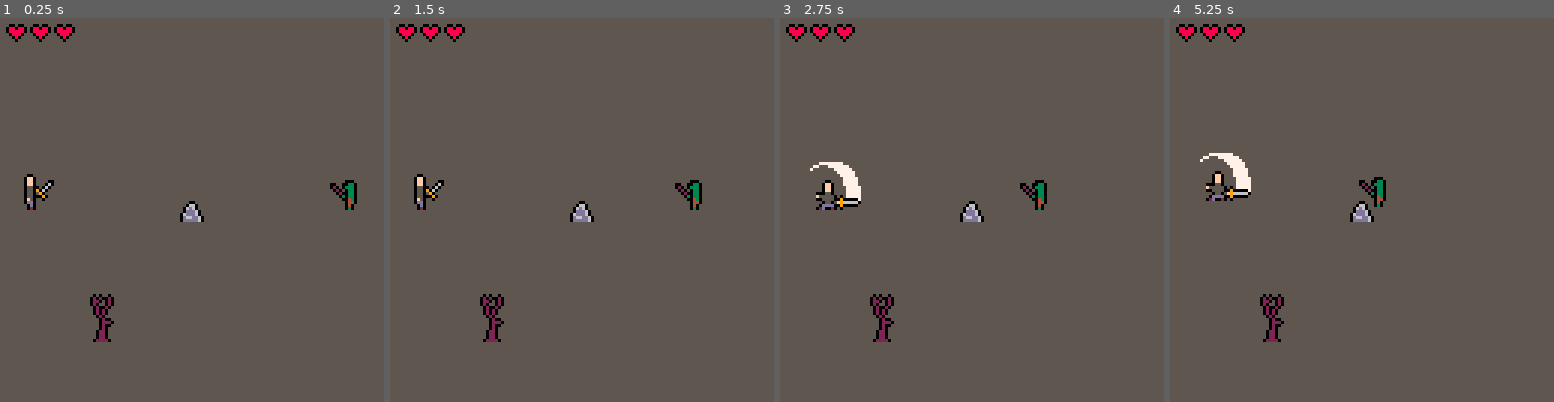
Above: before the commit, frames 1-4 (left to right).
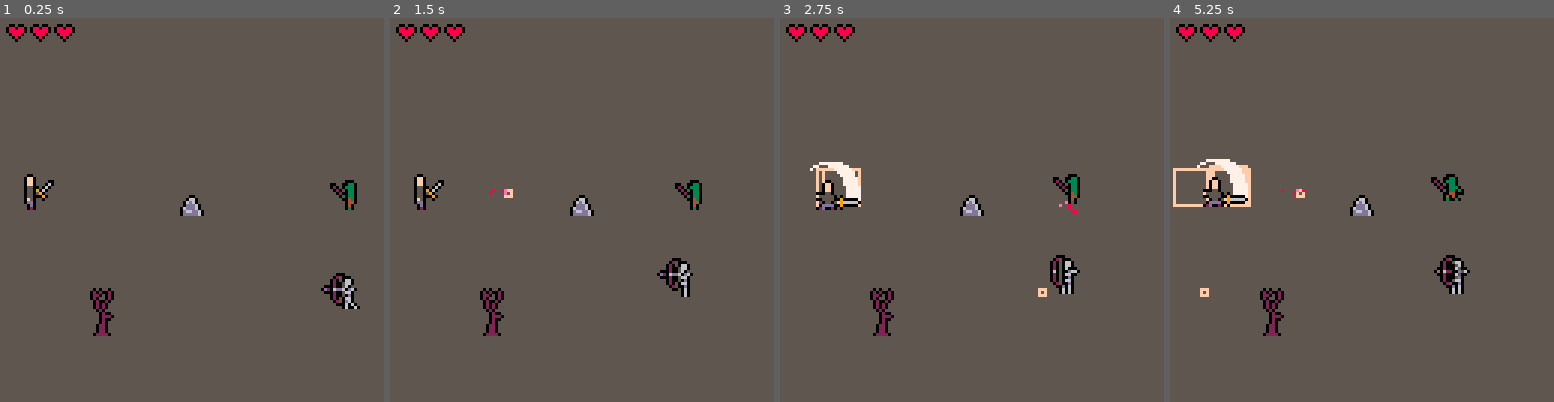
Above: after the commit, the same moments.

Repository: ironchestgames/pico-8-carts
Game: PICO-8 cartridge vvoe2.p8
The game is run twice, just before and just after one commit, with the same random seed, the same clock (stepped at 60 frames per second) and the same inputs.
Inputs:
- Up to frame 1 (0.25 s): no input
- Up to frame 2 (1.5 s): tap X (X key) at 0.33, 1.07 s; tap O (Z key) at 0.7 s
- Up to frame 3 (2.75 s): hold Right 1.6-2.1 s; tap O (Z key) at 1.7, 2.1, 2.5 s; tap X (X key) at 1.85 s; hold Up 2.15-2.42 s; hold Right from 2.47 s (still down)
- Up to frame 4 (5.25 s): tap O (Z key) every 0.4 s from 2.9 to 4.9 s; tap X (X key) at 2.97, 4.08, 5.2 s; release Right at 3.03 s; hold Left 3.08-3.58 s; hold Down 3.63-3.97 s; hold Right 4.02-4.68 s; hold Up 4.73-5.03 s; hold Left from 5.08 s (still down)

The runs differ from the first frame. In frame 1, 1.3% of the frame differs, in the area x 23-94%, y 46-85%; in frame 2, 1.3%; in frame 3, 2.1%; in frame 4, 3.4%, in the area x 0-79%, y 35-85%.

Commit message:
Fix drawing some more, fix firebolt skill placement, commented out a lot

Diff:
--- a/vvoe2.p8
+++ b/vvoe2.p8
@@ -344,9 +344,9 @@
    add(pemitters,{
     follow=_a,
     life=life,
-    prate=pfn'2,4,',
+    prate=pfn'1,3,',
     plife=pfn'15,25,',
-    poffsets=pfn'-2,0.5,2,0.5,',
+    poffsets=pfn'-5,0,5,0,',
     pcol1=castpemcol1,pcol2=castpemcol2
    })
    _sfx'9'
@@ -356,11 +356,11 @@
 
    local attack={
     isavatar=_a.isavatar,
-    x=x,y=y,
+    x=x,y=y-6,
     hw=1,hh=1,
     state_c=1000,
-    dx=cos(_a.a)*1.2,
-    dy=sin(_a.a)*1.2,
+    dx=_a.flipx and -1.2 or 1.2,
+    dy=0,
     typ=typ,
     recovertime=120,
     frame=pfn'47,20,3,3,-0.5,-0.5,',
@@ -466,256 +466,257 @@
  }
 end
 
-function casterfactory(_hp,_cols,_idlef,_attackf,_boltskill)
- return function(x,y)
-  return actfact{
-   x=x,y=y,
-   hw=1.5,
-   spd=0.25*_hp,
-   hp=_hp,
-   att_preprfm=100,
-   att_postprfm=20,
-   att_range=60,
-   cols=_cols,
-   prfmatt=function(_a)
-    _a.a=atan2(_a.tarx-_a.x,_a.tary-_a.y)
-    _boltskill.perform(_a)
-   end,
-   comfydist=30,
-   idling={_idlef},
-   moving={animspd=0.18,_idlef},
-   attacking={animspd=0,_attackf,_idlef},
-   recovering={_idlef},
-   onpreprfm=_boltskill.startpemitter
-  }
- end
-end
-
-newtrollcaster=casterfactory(
- 1,pfn'3,4,2,5,9,',pfn'41,32,4,7,-2,-4.5,',pfn'45,32,4,7,-2,-4.5,',
- boltskillfactory('fire',14,8,14,14,8))
-
-newdemoncaster=casterfactory(
- 3,pfn'8,13,5,6,12,',pfn'41,32,4,8,-2,-5.5,',pfn'45,32,4,8,-2,-5.5,',
- boltskillfactory('ice',7,12,12,12,13))
-
-function newgianttroll(x,y)
- boss=actfact{
-  name='giant troll',
-  x=x,y=y,
-  hw=1.5,hh=3,
-  isbig=true,
-  spd=0.7,
-  hp=7,
-  att_preprfm=40,
-  att_postprfm=30,
-  prfmatt=performenemymelee,
-  idling={pfn'36,25,7,7,-4,-4,'},
-  moving={animspd=0.18,pfn'43,25,7,7,-4,-4,',pfn'50,25,7,7,-4,-4,'},
-  attacking={animspd=0,pfn'57,25,7,7,-4,-4,',pfn'64,25,8,7,-4,-4,'},
-  recovering={pfn'72,25,7,7,-4,-4,'}
- }
- return boss
-end
-
-function newmeleeskele(x,y)
- return actfact{
-  x=x,y=y,
-  hw=1.5,
-  spd=0.5,
-  hp=3,
-  att_preprfm=40,
-  att_postprfm=10,
-  prfmatt=performenemymelee,
-  idling={pfn'0,15,4,5,-2,-3,'},
-  moving={animspd=0.18,pfn'0,15,4,5,-2,-3,',pfn'4,15,4,5,-2,-3,'},
-  attacking={animspd=0,pfn'8,15,4,5,-2,-3,',pfn'11,15,6,5,-3,-3,'},
-  recovering={pfn'0,15,4,5,-2,-3,'}
- }
-end
-
-function batfactory(_cols,_att_col,_att_typ,_att_recovertime)
- return function(x,y)
-  return actfact{
-   isghost=true,
-   x=x,y=y,
-   hw=1.5,
-   spd=0.75,
-   hp=1,
-   att_preprfm=30,
-   att_postprfm=0,
-   att_col=_att_col,
-   att_typ=_att_typ,
-   att_recovertime=_att_recovertime,
-   cols=_cols,
-   prfmatt=performenemymelee,
-   idling={pfn'36,15,3,3,-1.5,-1.5,'},
-   moving={animspd=0.21,pfn'36,15,3,3,-1.5,-1.5,',pfn'39,15,3,3,-1.5,-1.5,'},
-   attacking={animspd=0.32,pfn'36,15,3,3,-1.5,-1.5,',pfn'39,15,3,3,-1.5,-1.5,'},
-   recovering={pfn'36,15,3,3,-1.5,-1.5,'}
-  }
- end
-end
-
-newbatenemy=batfactory()
-newfirebatenemy=batfactory(pfn'0,0,0,0,8,',14,'fire',120)
-
-function newvampireboss(x,y)
- boss=actfact{
-  name='samael',
-  isghost=true,
-  x=x,y=y,
-  hw=1.5,
-  spd=0.75,
-  hp=8,
-  att_preprfm=20,
-  att_postprfm=75,
-  att_siz=2,
-  prfmatt=function(_a)
-   _a.a=atan2(_a.tarx-_a.x,_a.tary-_a.y)
-   add(attacks,{
-    x=_a.x+cos(_a.a)*4,
-    y=_a.y+sin(_a.a)*4,
-    hw=2,hh=2,
-    state_c=1,
-    dmg=2
-   })
-   f=pfn'92,91,4,3,-2,-1.5,'
-   f.c=4
-   _x,_y=getskillxy(_a)
-   f[5]+=_x
-   f[6]+=_y
-   add(vfxs,{f})
-   _sfx'4'
-  end,
-  idling={pfn'82,91,5,5,-3,-3,'},
-  moving={animspd=0.21,pfn'96,91,3,3,-1.5,-1.5,',pfn'99,91,3,3,-1.5,-1.5,'},
-  attacking={animspd=0.3,pfn'87,91,5,5,-3,-3,',pfn'82,91,5,5,-3,-3,'},
-  recovering={pfn'82,91,5,5,-3,-3,'}
- }
- return boss
-end
-
 function newbowskele(x,y)
  return actfact{
   x=x,y=y,
-  hw=1.5,
+  hw=1.5,hh=5,
+  yoff=-6,
   spd=0.5,
   hp=2,
   att_preprfm=60,
-  att_postprfm=4,
-  att_range=40,
+  att_postprfm=40,
+  att_range=90,
   prfmatt=performenemybow,
-  comfydist=20,
-  idling={pfn'18,15,4,5,-2,-3,'},
-  moving={animspd=0.18,pfn'18,15,4,5,-2,-3,',pfn'22,15,4,5,-2,-3,'},
-  attacking={animspd=0,pfn'26,15,4,5,-2,-3,',pfn'31,15,4,5,-2,-3,'},
-  recovering={pfn'18,15,4,5,-2,-3,'}
+  comfydist=40,
+  idling={pfn'33,37,12,13,-3,-13,'},
+  moving={animspd=0.18,pfn'33,37,12,13,-3,-13,',pfn'45,37,13,12,-4,-13,'},
+  attacking={animspd=0,pfn'58,34,12,13,-4,-13,',pfn'70,34,10,13,-4,-13,'},
+  recovering={pfn'33,37,12,13,-3,-13,'}
  }
 end
 
-function newskeleking(x,y)
-
- function setupmelee(_a)
-  _a.att_range,
-  _a.att_preprfm,
-  _a.att_postprfm,
-  _a.prfmatt,
-  _a.afterpostprfm,
-  _a.attacking,
-  _a.onpreprfm,
-  _a.nolos
-   =7,30,60,performmelee,setupmagic,
-   {animspd=0,pfn'0,40,15,18,-7,-13,',pfn'0,58,20,18,-10,-13,'}
- end
-
- function performmelee(_a)
-  add(attacks,{
-   throughwalls=true,
-   x=_a.x+cos(_a.a)*2,y=_a.y-3,
-   hw=7,hh=8,
-   state_c=2,
-   typ='knockback',
-   knocka=_a.a,
-  })
-  _sfx'4'
- end
-
- function setupmagic(_a)
-  _a.att_range,
-  _a.att_preprfm,
-  _a.att_postprfm,
-  _a.prfmatt,
-  _a.afterpostprfm,
-  _a.attacking,
-  _a.onpreprfm,
-  _a.nolos
-    =60,110,0,performmagic,setupmelee,{
-      animspd=0,
-      pfn'24,58,15,18,-7,-13,',
-      pfn'24,58,15,18,-7,-13,',
-     },magicpreprfm,true
- end
-
- function magicpreprfm(_a)
-  _a.att_x,_a.att_y=findflr(_a.x,_a.y)
-  add(pemitters,{
-   follow={x=_a.att_x,y=_a.att_y},
-   life=140,
-   prate=pfn'1,2,',
-   plife=pfn'10,15,',
-   poffsets=pfn'-2,0.5,1,0.5,',
-   pcol1=11,pcol2=3
-  })
-  _sfx'9'
- end
-
- function performmagic(_a)
-  local _e=newmeleeskele(_a.att_x,_a.att_y)
-  _e.state,_e.laststate,_e.state_c='recovering','recovering',50
-  add(actors,_e)
- end
-
- boss=actfact{
-  name='forgotten king',
-  isbig=true,
-  x=x,y=y,
-  hw=1.5,hh=3,
-  spd=0.4,
-  hp=10,
-  idling={pfn'0,40,15,18,-7,-13,'},
-  moving={animspd=0.24,pfn'16,40,15,18,-7,-13,',pfn'32,40,15,18,-7,-13,'},
-  recovering={pfn'0,40,15,18,-7,-13,'},
-  onroam=setupmagic
- }
- setupmagic(boss)
- return boss
-end
-
-function newdemonboss(x,y)
- boss=actfact{
-  name='the evil',
-  isbig=true,
-  x=x,y=y,
-  hw=3.5,hh=3.5,
-  spd=0.75,
-  hp=20,
-  att_preprfm=30,
-  att_postprfm=50,
-  att_range=10,
-  att_siz=12,
-  att_col=0,
-  att_typ='fire',
-  att_recovertime=90,
-  prfmatt=performenemymelee,
-  passiveskills={{immune='fire'},{immune='ice'}},
-  idling={pfn'77,71,19,18,-10,-15,'},
-  moving={animspd=0.24,pfn'41,71,19,18,-10,-15,',pfn'59,71,19,18,-10,-15,'},
-  attacking={animspd=0,pfn'79,45,31,24,-15,-20,',pfn'48,45,31,24,-15,-20,'},
-  recovering={pfn'95,71,19,18,-10,-15,'}
- }
- return boss
-end
+-- function casterfactory(_hp,_cols,_idlef,_attackf,_boltskill)
+--  return function(x,y)
+--   return actfact{
+--    x=x,y=y,
+--    hw=1.5,
+--    spd=0.25*_hp,
+--    hp=_hp,
+--    att_preprfm=100,
+--    att_postprfm=20,
+--    att_range=60,
+--    cols=_cols,
+--    prfmatt=function(_a)
+--     _a.a=atan2(_a.tarx-_a.x,_a.tary-_a.y)
+--     _boltskill.perform(_a)
+--    end,
+--    comfydist=30,
+--    idling={_idlef},
+--    moving={animspd=0.18,_idlef},
+--    attacking={animspd=0,_attackf,_idlef},
+--    recovering={_idlef},
+--    onpreprfm=_boltskill.startpemitter
+--   }
+--  end
+-- end
+
+-- newtrollcaster=casterfactory(
+--  1,pfn'3,4,2,5,9,',pfn'41,32,4,7,-2,-4.5,',pfn'45,32,4,7,-2,-4.5,',
+--  boltskillfactory('fire',14,8,14,14,8))
+
+-- newdemoncaster=casterfactory(
+--  3,pfn'8,13,5,6,12,',pfn'41,32,4,8,-2,-5.5,',pfn'45,32,4,8,-2,-5.5,',
+--  boltskillfactory('ice',7,12,12,12,13))
+
+-- function newgianttroll(x,y)
+--  boss=actfact{
+--   name='giant troll',
+--   x=x,y=y,
+--   hw=1.5,hh=3,
+--   isbig=true,
+--   spd=0.7,
+--   hp=7,
+--   att_preprfm=40,
+--   att_postprfm=30,
+--   prfmatt=performenemymelee,
+--   idling={pfn'36,25,7,7,-4,-4,'},
+--   moving={animspd=0.18,pfn'43,25,7,7,-4,-4,',pfn'50,25,7,7,-4,-4,'},
+--   attacking={animspd=0,pfn'57,25,7,7,-4,-4,',pfn'64,25,8,7,-4,-4,'},
+--   recovering={pfn'72,25,7,7,-4,-4,'}
+--  }
+--  return boss
+-- end
+
+-- function newmeleeskele(x,y)
+--  return actfact{
+--   x=x,y=y,
+--   hw=1.5,
+--   spd=0.5,
+--   hp=3,
+--   att_preprfm=40,
+--   att_postprfm=10,
+--   prfmatt=performenemymelee,
+--   idling={pfn'0,15,4,5,-2,-3,'},
+--   moving={animspd=0.18,pfn'0,15,4,5,-2,-3,',pfn'4,15,4,5,-2,-3,'},
+--   attacking={animspd=0,pfn'8,15,4,5,-2,-3,',pfn'11,15,6,5,-3,-3,'},
+--   recovering={pfn'0,15,4,5,-2,-3,'}
+--  }
+-- end
+
+-- function batfactory(_cols,_att_col,_att_typ,_att_recovertime)
+--  return function(x,y)
+--   return actfact{
+--    isghost=true,
+--    x=x,y=y,
+--    hw=1.5,
+--    spd=0.75,
+--    hp=1,
+--    att_preprfm=30,
+--    att_postprfm=0,
+--    att_col=_att_col,
+--    att_typ=_att_typ,
+--    att_recovertime=_att_recovertime,
+--    cols=_cols,
+--    prfmatt=performenemymelee,
+--    idling={pfn'36,15,3,3,-1.5,-1.5,'},
+--    moving={animspd=0.21,pfn'36,15,3,3,-1.5,-1.5,',pfn'39,15,3,3,-1.5,-1.5,'},
+--    attacking={animspd=0.32,pfn'36,15,3,3,-1.5,-1.5,',pfn'39,15,3,3,-1.5,-1.5,'},
+--    recovering={pfn'36,15,3,3,-1.5,-1.5,'}
+--   }
+--  end
+-- end
+
+-- newbatenemy=batfactory()
+-- newfirebatenemy=batfactory(pfn'0,0,0,0,8,',14,'fire',120)
+
+-- function newvampireboss(x,y)
+--  boss=actfact{
+--   name='samael',
+--   isghost=true,
+--   x=x,y=y,
+--   hw=1.5,
+--   spd=0.75,
+--   hp=8,
+--   att_preprfm=20,
+--   att_postprfm=75,
+--   att_siz=2,
+--   prfmatt=function(_a)
+--    _a.a=atan2(_a.tarx-_a.x,_a.tary-_a.y)
+--    add(attacks,{
+--     x=_a.x+cos(_a.a)*4,
+--     y=_a.y+sin(_a.a)*4,
+--     hw=2,hh=2,
+--     state_c=1,
+--     dmg=2
+--    })
+--    f=pfn'92,91,4,3,-2,-1.5,'
+--    f.c=4
+--    _x,_y=getskillxy(_a)
+--    f[5]+=_x
+--    f[6]+=_y
+--    add(vfxs,{f})
+--    _sfx'4'
+--   end,
+--   idling={pfn'82,91,5,5,-3,-3,'},
+--   moving={animspd=0.21,pfn'96,91,3,3,-1.5,-1.5,',pfn'99,91,3,3,-1.5,-1.5,'},
+--   attacking={animspd=0.3,pfn'87,91,5,5,-3,-3,',pfn'82,91,5,5,-3,-3,'},
+--   recovering={pfn'82,91,5,5,-3,-3,'}
+--  }
+--  return boss
+-- end
+
+-- function newskeleking(x,y)
+
+--  function setupmelee(_a)
+--   _a.att_range,
+--   _a.att_preprfm,
+--   _a.att_postprfm,
+--   _a.prfmatt,
+--   _a.afterpostprfm,
+--   _a.attacking,
+--   _a.onpreprfm,
+--   _a.nolos
+--    =7,30,60,performmelee,setupmagic,
+--    {animspd=0,pfn'0,40,15,18,-7,-13,',pfn'0,58,20,18,-10,-13,'}
+--  end
+
+--  function performmelee(_a)
+--   add(attacks,{
+--    throughwalls=true,
+--    x=_a.x+cos(_a.a)*2,y=_a.y-3,
+--    hw=7,hh=8,
+--    state_c=2,
+--    typ='knockback',
+--    knocka=_a.a,
+--   })
+--   _sfx'4'
+--  end
+
+--  function setupmagic(_a)
+--   _a.att_range,
+--   _a.att_preprfm,
+--   _a.att_postprfm,
+--   _a.prfmatt,
+--   _a.afterpostprfm,
+--   _a.attacking,
+--   _a.onpreprfm,
+--   _a.nolos
+--     =60,110,0,performmagic,setupmelee,{
+--       animspd=0,
+--       pfn'24,58,15,18,-7,-13,',
+--       pfn'24,58,15,18,-7,-13,',
+--      },magicpreprfm,true
+--  end
+
+--  function magicpreprfm(_a)
+--   _a.att_x,_a.att_y=findflr(_a.x,_a.y)
+--   add(pemitters,{
+--    follow={x=_a.att_x,y=_a.att_y},
+--    life=140,
+--    prate=pfn'1,2,',
+--    plife=pfn'10,15,',
+--    poffsets=pfn'-2,0.5,1,0.5,',
+--    pcol1=11,pcol2=3
+--   })
+--   _sfx'9'
+--  end
+
+--  function performmagic(_a)
+--   local _e=newmeleeskele(_a.att_x,_a.att_y)
+--   _e.state,_e.laststate,_e.state_c='recovering','recovering',50
+--   add(actors,_e)
+--  end
+
+--  boss=actfact{
+--   name='forgotten king',
+--   isbig=true,
+--   x=x,y=y,
+--   hw=1.5,hh=3,
+--   spd=0.4,
+--   hp=10,
+--   idling={pfn'0,40,15,18,-7,-13,'},
+--   moving={animspd=0.24,pfn'16,40,15,18,-7,-13,',pfn'32,40,15,18,-7,-13,'},
+--   recovering={pfn'0,40,15,18,-7,-13,'},
+--   onroam=setupmagic
+--  }
+--  setupmagic(boss)
+--  return boss
+-- end
+
+-- function newdemonboss(x,y)
+--  boss=actfact{
+--   name='the evil',
+--   isbig=true,
+--   x=x,y=y,
+--   hw=3.5,hh=3.5,
+--   spd=0.75,
+--   hp=20,
+--   att_preprfm=30,
+--   att_postprfm=50,
+--   att_range=10,
+--   att_siz=12,
+--   att_col=0,
+--   att_typ='fire',
+--   att_recovertime=90,
+--   prfmatt=performenemymelee,
+--   passiveskills={{immune='fire'},{immune='ice'}},
+--   idling={pfn'77,71,19,18,-10,-15,'},
+--   moving={animspd=0.24,pfn'41,71,19,18,-10,-15,',pfn'59,71,19,18,-10,-15,'},
+--   attacking={animspd=0,pfn'79,45,31,24,-15,-20,',pfn'48,45,31,24,-15,-20,'},
+--   recovering={pfn'95,71,19,18,-10,-15,'}
+--  }
+--  return boss
+-- end
 
 -- items
 slots,comcols2={'weapon','offhand','armor','helmet','boots','amulet','book'},pfn'-1,-1,-1,-1,2,'
@@ -921,6 +922,7 @@
   [1]=createitem(8,1,2),
  },
  skill1=swordattackskillfactory(7),
+ skill2=boltskillfactory('fire',14,8,14,14,8,15,'firebolt'),
  inventory={},
  passiveskills={},
  idling={idleframe},
@@ -960,17 +962,18 @@
  avatar.y=64
 
  add(actors,newmeleetroll(120,64))
+ add(actors,newbowskele(120,100))
 
  add(props,{
   x=64,y=64,
-  hw=4,hh=3,
+  hw=4,hh=2,
   sprite=80,
   drawtype='prop',
  })
 
  add(props,{
   x=34,y=104,
-  hw=4,hh=3,
+  hw=4,hh=2,
   istall=true,
   sprite=96,
   drawtype='prop',
@@ -1136,12 +1139,13 @@
  end
  enemy=actors[curenemyi]
  if enemy and enemy != avatar and not enemy.removeme then
-  enemy.att_range=enemy.att_range or 7
+  enemy.att_range=enemy.att_range or 10
 
   -- aggression vars
   disttoavatar=dist(enemy.x,enemy.y,avatar.x,avatar.y)
   ismovingoutofcollision=enemy.ismovingoutofcollision
   withinattackdist=disttoavatar <= enemy.att_range
+  isonyaxis=abs(avatar.y-enemy.y) < 4
   haslostoavatar=true
   -- todo: positioned on y-axis
   -- todo: colliding with bounds
@@ -1317,10 +1321,21 @@
     sfx(hitsfx)
 
     -- hit flash
-    local x,y=_a.x+_a.dx/2,_a.y+_a.dy/2
+    local x,y=_a.x+_a.hw+_a.dx/2,_a.y+_a.dy/2-_a.hh
     add(vfxs,{
-     {42,20,5,5,x-2.5,y-2.5,c=4,col=_a.dmgfx_col},
-     {42,20,5,5,x-2.5,y-2.5,c=5,col=7}})
+     {
+      draw=function(f)
+       circfill(x,y,4,_a.dmgfx_col)
+      end,
+      c=4,
+     },
+     {
+      draw=function(f)
+       circfill(x,y,5,7)
+      end,
+      c=5,
+     },
+    })
 
     -- on hit handling
     for skill in all(_a.passiveskills) do
@@ -1353,15 +1368,19 @@
 
  -- actor movement check against props
  for _a in all(actors) do
+  local _dx,_dy=_a.dx,_a.dy
   for _p in all(props) do
    local _tmp=clone(_a)
    _tmp.hh=1
    _tmp.hw=1
-   _a.dx,_a.dy=collideaabbs(
-    isaabbscolliding,_tmp,_p,_tmp.dx,_tmp.dy)
-  end
-  _a.x+=_a.dx
-  _a.y+=_a.dy
+   _dx,_dy=collideaabbs(isaabbscolliding,_tmp,_p,_dx,_dy)
+   _a.wallcollisiondx,_a.wallcollisiondy=nil
+   if _dx != _a.dx or _dy != _a.dy then
+    _a.wallcollisiondx,_a.wallcollisiondy=_dx,_dy
+   end
+  end
+  _a.x+=_dx
+  _a.y+=_dy
   _a.x=mid(0,_a.x,128)
   _a.y=mid(0,_a.y,128)
   _a.dx,_a.dy=0,0
@@ -1506,12 +1525,12 @@
    pal(7,7,0)
   end
 
-  -- rect(
-  --  _att.x-_att.hw,
-  --  _att.y-_att.hh,
-  --  _att.x+_att.hw,
-  --  _att.y+_att.hh,
-  --  15)
+  rect(
+   _att.x-_att.hw,
+   _att.y-_att.hh,
+   _att.x+_att.hw,
+   _att.y+_att.hh,
+   15)
  end
 
  -- draw actors, draw props
@@ -1528,9 +1547,9 @@
    --  _p.y+_p.hh,
    --  15)
 
-   spr(_p.sprite,_p.x-4,_p.y-4)
+   spr(_p.sprite,_p.x-4,_p.y-6)
    if _p.istall then
-    spr(_p.sprite+1,_p.x-4,_p.y-4-8)
+    spr(_p.sprite+1,_p.x-4,_p.y-6-8)
    end
 
   elseif _d.drawtype == 'actor' then
@@ -1600,13 +1619,13 @@
   if f.draw then
    f.draw(f)
   else
-   -- pal(7,f.col,0)
+   pal(7,f.col or 7,0)
    sspr(
     f[1],f[2],
     f[3],f[4],
     f[5],f[6],
     f[3],f[4],f.flipx)
-   -- pal(7,7,0)
+   pal(7,7,0)
   end
  end
 
@@ -2009,22 +2028,22 @@
 bbbbbbbbbb77777bb03033030bbb033030bbbbbbb03330bbb0330000000bbbbbbbbbbbbbbbbbbbbbbbbbbbbbbbbbbbbbbbbbbbbbbbbbbbbbbbbbbbbbbbbbbbbb
 bbbbbbbbbbb77777b0004400bbbb03400bbbbbbb030330bbb04440bbbbbbbbbbbbbbbbbbbbbbbbbbbbbbbbbbbbbbbbbbbbbbbbbbbbbbbbbbbbbbbbbbbbbbbbbb
 bbbbbbbbbbb77777bbb04040bbbb0440bbbbbbbbb00440bb0330030bbbbbbbbbbbbbbbbbbbbbbbbbbbbbbbbbbbbbbbbbbbbbbbbbbbbbbbbbbbbbbbbbbbbbbbbb
-bbbbbbbbbbb77777bb030030bbbbb040bbbbbbbbbb04440bbbbbbbbbbbbbbbbbbbbbbbbbbbbbbbbbbbbbbbbbbbbbbbbbbbbbbbbbbbbbbbbbbbbbbbbbbbbbbbbb
-bbbbbbbbbbbb77777b00b00bbbbbb030bbbbbbbbb040030bbbbbbbbbbbbbbbbbbbbbbbbbbbbbbbbbbbbbbbbbbbbbbbbbbbbbbbbbbbbbbbbbbbbbbbbbbbbbbbbb
-bbbbbbbbbbbb777770880880bbbbbbbbbbbbbbbbb03000bbbbbbbbbbbbbbbbbbbbbbbbbbbbbbbbbbbbbbbbbbbbbbbbbbbbbbbbbbbbbbbbbbbbbbbbbbbbbbbbbb
-bbbbbbbbbbbb777770888880bbbbbbbbbbbbbbbbbbbbbbbbbbbbbbbbbbbbbbbbbbbbbbbbbbbbbbbbbbbbbbbbbbbbbbbbbbbbbbbbbbbbbbbbbbbbbbbbbbbbbbbb
-bbbbbbbbbbbb77777b08880bbbbbbbbbbbbbbbbbbbbbbbbbbbbbbbbbbbbbbbbbbbbbbbbbbbbbbbbbbbbbbbbbbbbbbbbbbbbbbbbbbbbbbbbbbbbbbbbbbbbbbbbb
-bbbbbbbbbbbbbbbb7bb080bbbbbbbbbbbbbbbbbbbbbbbbbbbbbbbbbbbbbbbbbbbbbbbbbbbbbbbbbbbbbbbbbbbbbbbbbbbbbbbbbbbbbbbbbbbbbbbbbbbbbbbbbb
-bbbbbbbbbbbbbbbbbbbb0bbbbbbbbbbbbbbbbbbbbbbbbbbbbbbbbbbbbbbbbbbbbbbbbbbbbbbbbbbbbbbbbbbbbbbbbbbbbbbbbbbbbbbbbbbbbbbbbbbbbbbbbbbb
-bbb00bbbbbbbbbbbbbbbbbbbbbbbbbbbbbbbbbbbbbbbbbbbbbbbbbbbbbbbbbbbbbbbbbbbbbbbbbbbbbbbbbbbbbbbbbbbbbbbbbbbbbbbbbbbbbbbbbbbbbbbbbbb
-bb0660bbbbbbbbbbbbbbbbbbbbbbbbbbbbbbbbbbbbbbbbbbbbbbbbbbbbbbbbbbbbbbbbbbbbbbbbbbbbbbbbbbbbbbbbbbbbbbbbbbbbbbbbbbbbbbbbbbbbbbbbbb
-b06d60bbbbbbbbbbbbbbbbbbbbbbbbbbbbbbbbbbbbbbbbbbbbbbbbbbbbbbbbbbbbbbbbbbbbbbbbbbbbbbbbbbbbbbbbbbbbbbbbbbbbbbbbbbbbbbbbbbbbbbbbbb
-b0ddd60bbbbbbbbbbbbbbbbbbbbbbbbbbbbbbbbbbbbbbbbbbbbbbbbbbbbbbbbbbbbbbbbbbbbbbbbbbbbbbbbbbbbbbbbbbbbbbbbbbbbbbbbbbbbbbbbbbbbbbbbb
-06ddd60bbbbbbbbbbbbbbbbbbbbbbbbbbbbbbbbbbbbbbbbbbbbbbbbbbbbbbbbbbbbbbbbbbbbbbbbbbbbbbbbbbbbbbbbbbbbbbbbbbbbbbbbbbbbbbbbbbbbbbbbb
-0d66dd60bbbbbbbbbbbbbbbbbbbbbbbbbbbbbbbbbbbbbbbbbbbbbbbbbbbbbbbbbbbbbbbbbbbbbbbbbbbbbbbbbbbbbbbbbbbbbbbbbbbbbbbbbbbbbbbbbbbbbbbb
-0ddddd60bbbbbbbbbbbbbbbbbbbbbbbbbbbbbbbbbbbbbbbbbbbbbbbbbbbbbbbbbbbbbbbbbbbbbbbbbbbbbbbbbbbbbbbbbbbbbbbbbbbbbbbbbbbbbbbbbbbbbbbb
-bbb0200bb0b0bb0bbbbbbbbbbbbbbbbbbbbbbbbbbbbbbbbbbbbbbbbbbbbbbbbbbbbbbbbbbbbbbbbbbbbbbbbbbbbbbbbbbbbbbbbbbbbbbbbbbbbbbbbbbbbbbbbb
-bbb0222002020020bbbbbbbbbbbbbbbbbbbbbbbbbbbbbbbbbbbbbbbbbbbbbbbbbbbbbbbbbbbbbbbbbbbbbbbbbbbbbbbbbbbbbbbbbbbbbbbbbbbbbbbbbbbbbbbb
+bbbbbbbbbbb77777bb030030bbbbb040bbbbbbbbbb04440bbbbbbbbbbbbbbbb000bbbbbbbbb000bbbbbbbbbbbbbbbbbbbbbbbbbbbbbbbbbbbbbbbbbbbbbbbbbb
+bbbbbbbbbbbb77777b00b00bbbbbb030bbbbbbbbb040030bbbbbbbbbbbbbb000520bbbbbb000520bbbbbbbbbbbbbbbbbbbbbbbbbbbbbbbbbbbbbbbbbbbbbbbbb
+bbbbbbbbbbbb777770880880bbbbbbbbbbbbbbbbb03000bbbbbbbbbbbbbb06650020bbbb06605020bbbbbbbbbbbbbbbbbbbbbbbbbbbbbbbbbbbbbbbbbbbbbbbb
+bbbbbbbbbbbb777770888880bbbbbbbbbbbbb000bbbbbbbbbb000bbbbbbb06500020bbbb06605020bbbbbbbbbbbbbbbbbbbbbbbbbbbbbbbbbbbbbbbbbbbbbbbb
+bbbbbbbbbbbb77777b08880bbbbbbbbbbbb000520bbbbbbb000520bbbbb0056000200bb000605020bbbbbbbbbbbbbbbbbbbbbbbbbbbbbbbbbbbbbbbbbbbbbbbb
+bbbbbbbbbbbbbbbb7bb080bbbbbbbbbbbb06605020bbbbb06605020bbb065d002260d0066d005060bbbbbbbbbbbbbbbbbbbbbbbbbbbbbbbbbbbbbbbbbbbbbbbb
+bbbbbbbbbbbb00bbbbbb0bbbbbbbbbbbbb06650020bbbbb06650020bbbb0056000200bb006605020bbbbbbbbbbbbbbbbbbbbbbbbbbbbbbbbbbbbbbbbbbbbbbbb
+bbb00bbbbbb0660bbbbbbbbbbbbbbbbbbbb065002000bbbb065002000bbb0d500020bbbb0d005020bbbbbbbbbbbbbbbbbbbbbbbbbbbbbbbbbbbbbbbbbbbbbbbb
+bb0660bbbb0dd60bbbbbbbbbbbbbbbbbb06d06dd602d0b06d06dd602d0bb06650020bbbb06605020bbbbbbbbbbbbbbbbbbbbbbbbbbbbbbbbbbbbbbbbbbbbbbbb
+b06d60bbb0d6d60bbbbbbbbbbbbbbbbbbb0665002000bbb0665002000bbb0d00520bbbbb0d00520bbbbbbbbbbbbbbbbbbbbbbbbbbbbbbbbbbbbbbbbbbbbbbbbb
+b0ddd60bb000dd60bbbbbbbbbbbbbbbbbb0d050020bbbbb0d050020bbbbb060d00bbbbbb060d00bbbbbbbbbbbbbbbbbbbbbbbbbbbbbbbbbbbbbbbbbbbbbbbbbb
+06ddd60b00660d60bbbbbbbbbbbbbbbbbb06605020bbbbb06605020bbbbb06060bbbbbbb06060bbbbbbbbbbbbbbbbbbbbbbbbbbbbbbbbbbbbbbbbbbbbbbbbbbb
+0d66dd600dd60060bbbbbbbbbbbbbbbbbb0d00520bbbbbb06d0520bbbbbb06060bbbbbbb06060bbbbbbbbbbbbbbbbbbbbbbbbbbbbbbbbbbbbbbbbbbbbbbbbbbb
+0ddddd600ddd60d0bbbbbbbbbbbbbbbbbb060b00bbbbbb0606000bbbbbbbbbbbbbbbbbbbbbbbbbbbbbbbbbbbbbbbbbbbbbbbbbbbbbbbbbbbbbbbbbbbbbbbbbbb
+bbb0200bb0b0bb0bbbbbbbbbbbbbbbbbbb060bbbbbbbb060060bbbbbbbbbbbbbbbbbbbbbbbbbbbbbbbbbbbbbbbbbbbbbbbbbbbbbbbbbbbbbbbbbbbbbbbbbbbbb
+bbb0222002020020bbbbbbbbbbbbbbbbbb060bbbbbbbbbbbbbbbbbbbbbbbbbbbbbbbbbbbbbbbbbbbbbbbbbbbbbbbbbbbbbbbbbbbbbbbbbbbbbbbbbbbbbbbbbbb
 bbb0200b0220b020bbbbbbbbbbbbbbbbbbbbbbbbbbbbbbbbbbbbbbbbbbbbbbbbbbbbbbbbbbbbbbbbbbbbbbbbbbbbbbbbbbbbbbbbbbbbbbbbbbbbbbbbbbbbbbbb
 bbb020bb020bb020bbbbbbbbbbbbbbbbbbbbbbbbbbbbbbbbbbbbbbbbbbbbbbbbbbbbbbbbbbbbbbbbbbbbbbbbbbbbbbbbbbbbbbbbbbbbbbbbbbbbbbbbbbbbbbbb
 bb0220bbb020020bbbbbbbbbbbbbbbbbbbbbbbbbbbbbbbbbbbbbbbbbbbbbbbbbbbbbbbbbbbbbbbbbbbbbbbbbbbbbbbbbbbbbbbbbbbbbbbbbbbbbbbbbbbbbbbbb
